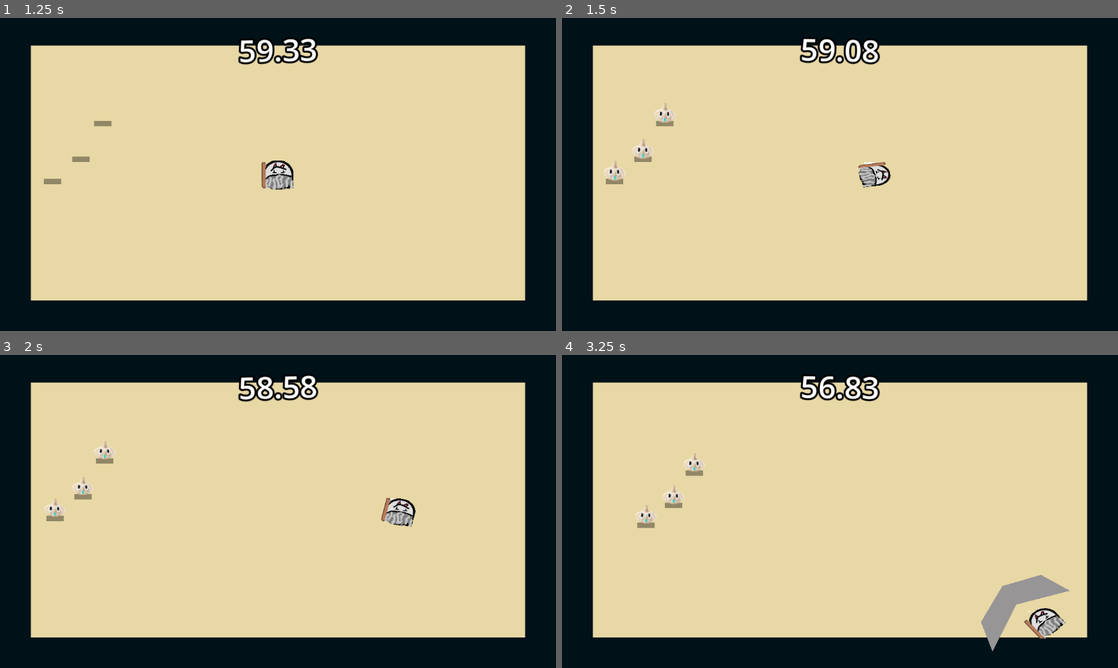
Above: before the commit, frames 1-4 (two rows, left to right).
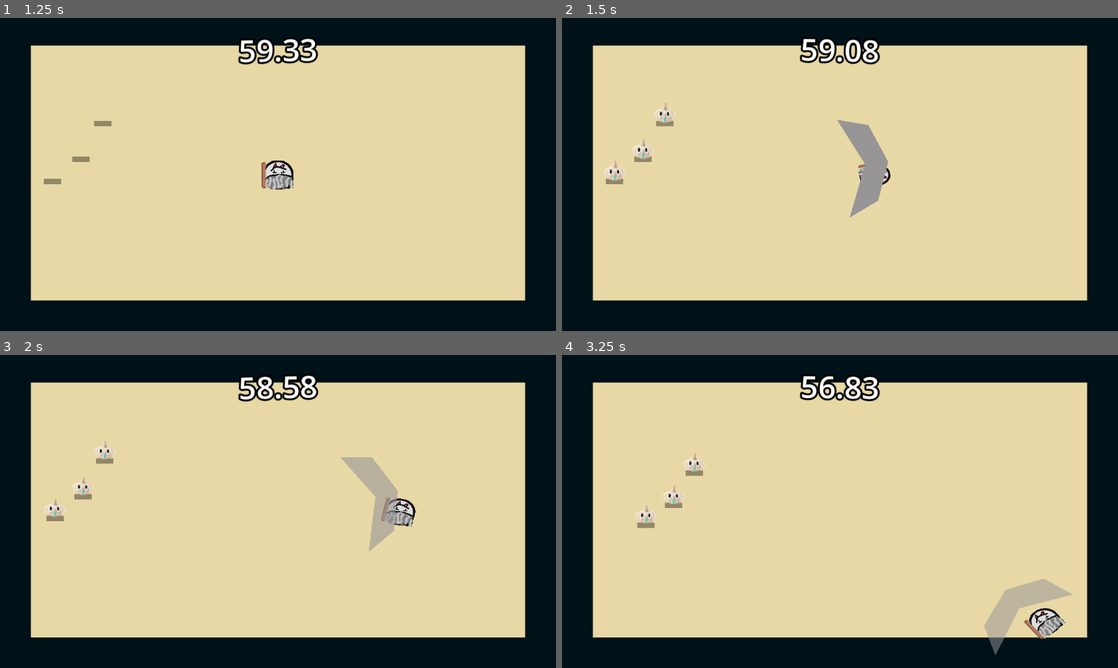
Above: after the commit, the same moments.

Repository: Av1zi/GMTK26
Game: Godot game, scene res://Scenes/main_menu.tscn
Two runs of this game, one before a commit and one after it. Both use one fixed random seed, a clock stepped at 60 frames per second and the inputs below. Sound files missing from this copy of the repository are replaced by a short silence.
Inputs (mouse positions are in pixels of both pictures, inside the frame that each line leads up to):
- Up to frame 1 (1.25 s): click "Start" at 0.5 s
- Up to frame 2 (1.5 s): move the mouse to (962, 158) at 1.27 s; hold D (move_right) from 1.28 s (still down); hold Right mouse button (melee) from 1.28 s (still down)
- Up to frame 3 (2 s): keep holding D (move_right); keep holding Right mouse button (melee)
- Up to frame 4 (3.25 s): move the mouse to (728, 527) at 2.02 s; release D (move_right) at 2.03 s; release Right mouse button (melee) at 2.03 s; hold S (move_down) 2.03-2.78 s; click (728, 527) at 2.1 s; move the mouse to (895, 442) at 2.77 s; hold D (move_right) from 2.78 s (still down); hold Right mouse button (melee) from 2.78 s (still down)

Frame 1 is identical in both runs. In frame 2, 1.2% of the frame differs, in the area x 49-59%, y 32-64%; in frame 3, 1.2%; in frame 4, 1.5%, in the area x 75-92%, y 70-96%.

Commit message:
slash go brrrrrrrrrrrrrrrrrrrrrrrrrrrrrrrr

Diff:
--- a/new-game-project/Scenes/slash.gd
+++ b/new-game-project/Scenes/slash.gd
@@ -1,6 +1,6 @@
 extends Area2D
 @export var damage: int = 50
-@export var lifetime: float = 0.15 # How long the slash hitbox stays active
+@export var lifetime: float = 0.5 # How long the slash hitbox stays active
 @onready var bullet_particle = preload("res://scenes/bullet_particle.tscn")
 @onready var bullet_hit_sound = preload("res://scenes/bullet_hit_sound.tscn")
 
@@ -10,6 +10,7 @@
 	transform = trans
 
 func _ready():
+	$AnimationPlayer.play("slash")
 	await get_tree().create_timer(lifetime).timeout
 	queue_free()
 
--- a/new-game-project/Scenes/slash.tscn
+++ b/new-game-project/Scenes/slash.tscn
@@ -5,6 +5,67 @@
 
 [sub_resource type="RectangleShape2D" id="RectangleShape2D_3d8s6"]
 size = Vector2(94, 206)
+
+[sub_resource type="Animation" id="Animation_3c2nd"]
+length = 0.001
+tracks/0/type = "value"
+tracks/0/imported = false
+tracks/0/enabled = true
+tracks/0/path = NodePath("Polygon2D:modulate")
+tracks/0/interp = 1
+tracks/0/loop_wrap = true
+tracks/0/keys = {
+"times": PackedFloat32Array(0),
+"transitions": PackedFloat32Array(1),
+"update": 0,
+"values": [Color(1, 1, 1, 1)]
+}
+tracks/1/type = "value"
+tracks/1/imported = false
+tracks/1/enabled = true
+tracks/1/path = NodePath("Polygon2D:offset")
+tracks/1/interp = 1
+tracks/1/loop_wrap = true
+tracks/1/keys = {
+"times": PackedFloat32Array(0),
+"transitions": PackedFloat32Array(1),
+"update": 0,
+"values": [Vector2(0, 0)]
+}
+
+[sub_resource type="Animation" id="Animation_fg1j7"]
+resource_name = "slash"
+length = 0.36666667
+tracks/0/type = "value"
+tracks/0/imported = false
+tracks/0/enabled = true
+tracks/0/path = NodePath("Polygon2D:modulate")
+tracks/0/interp = 1
+tracks/0/loop_wrap = true
+tracks/0/keys = {
+"times": PackedFloat32Array(0, 0.2, 0.36666667),
+"transitions": PackedFloat32Array(0.11662915, 1, 76.10925),
+"update": 0,
+"values": [Color(1, 1, 1, 0), Color(1, 1, 1, 1), Color(1, 1, 1, 0)]
+}
+tracks/1/type = "value"
+tracks/1/imported = false
+tracks/1/enabled = true
+tracks/1/path = NodePath("Polygon2D:offset")
+tracks/1/interp = 1
+tracks/1/loop_wrap = true
+tracks/1/keys = {
+"times": PackedFloat32Array(0.033333335, 0.33333334),
+"transitions": PackedFloat32Array(1, 1),
+"update": 0,
+"values": [Vector2(-10, 0), Vector2(5, 0)]
+}
+
+[sub_resource type="AnimationLibrary" id="AnimationLibrary_e2dr4"]
+_data = {
+&"RESET": SubResource("Animation_3c2nd"),
+&"slash": SubResource("Animation_fg1j7")
+}
 
 [node name="Slash" type="Area2D" unique_id=31809075 groups=["bullet"]]
 position = Vector2(9, 16)
@@ -19,6 +80,7 @@
 polygon = PackedVector2Array(-9, -4, 37, 20.75, -9, 47, 54, 40.25, 85, 21, 54, 0.75)
 
 [node name="CollisionShape2D" type="CollisionShape2D" parent="." unique_id=167813563]
+visible = false
 position = Vector2(38, -12)
 shape = SubResource("RectangleShape2D_3d8s6")
 
@@ -27,4 +89,7 @@
 volume_db = -12.0
 bus = &"Sfx"
 
+[node name="AnimationPlayer" type="AnimationPlayer" parent="." unique_id=603347777]
+libraries/ = SubResource("AnimationLibrary_e2dr4")
+
 [connection signal="body_entered" from="." to="." method="_on_body_entered"]
